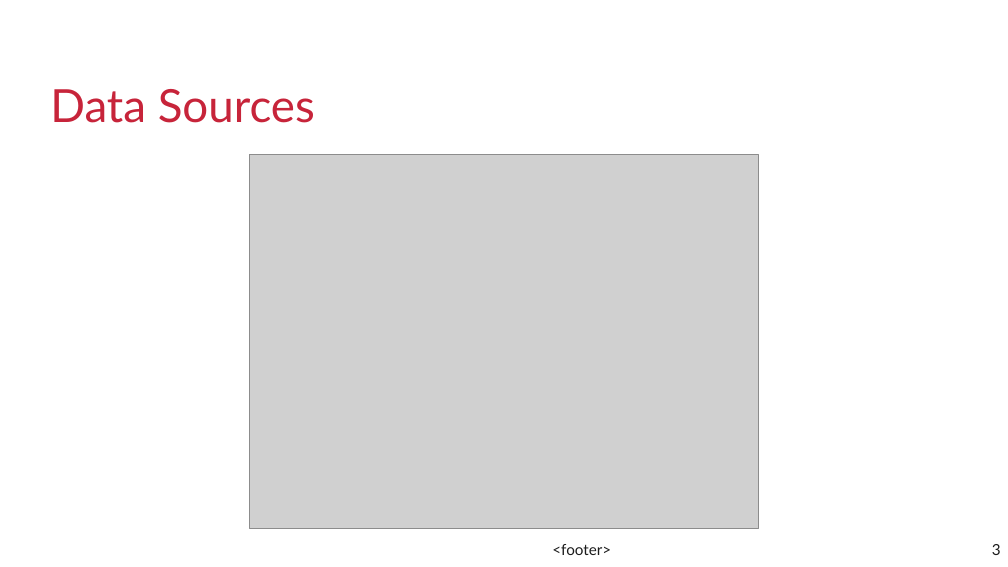
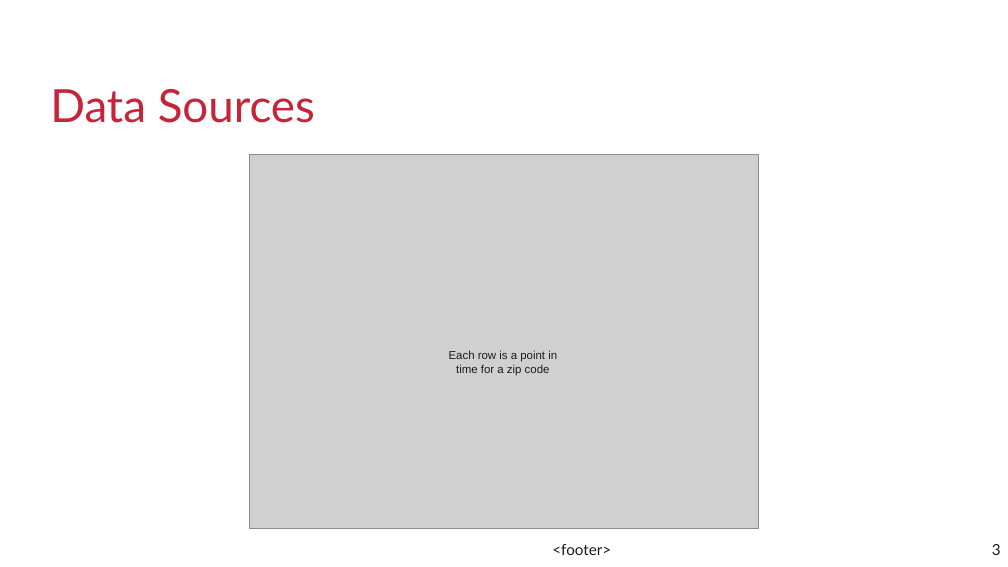
Before and after one commit to css459/restaurant-closure-prediction, a slide deck: slide 3 of doc/Update Presentation/Update Presentation.odp. Drawn at 1008x567 pixels with LibreOffice and Linux fonts; fonts in the diff are those of the drawing; grey boxes stand for pictures. Boxes give left, top, right and bottom in pixels: in the first picture for what was removed or moved away, otherwise in the second. Text is boxed around its words. In the diff, an @@ line names an element or a change of style, - is before the commit and + after.

Commit message:
presentation

```diff
--- a/doc/Update Presentation/Update Presentation.odp
+++ b/doc/Update Presentation/Update Presentation.odp
@@ text added at bbox=[449, 351, 557, 376], 9 pt, text #1C1C1C @@
+Each row is a point in time for a zip code
```
